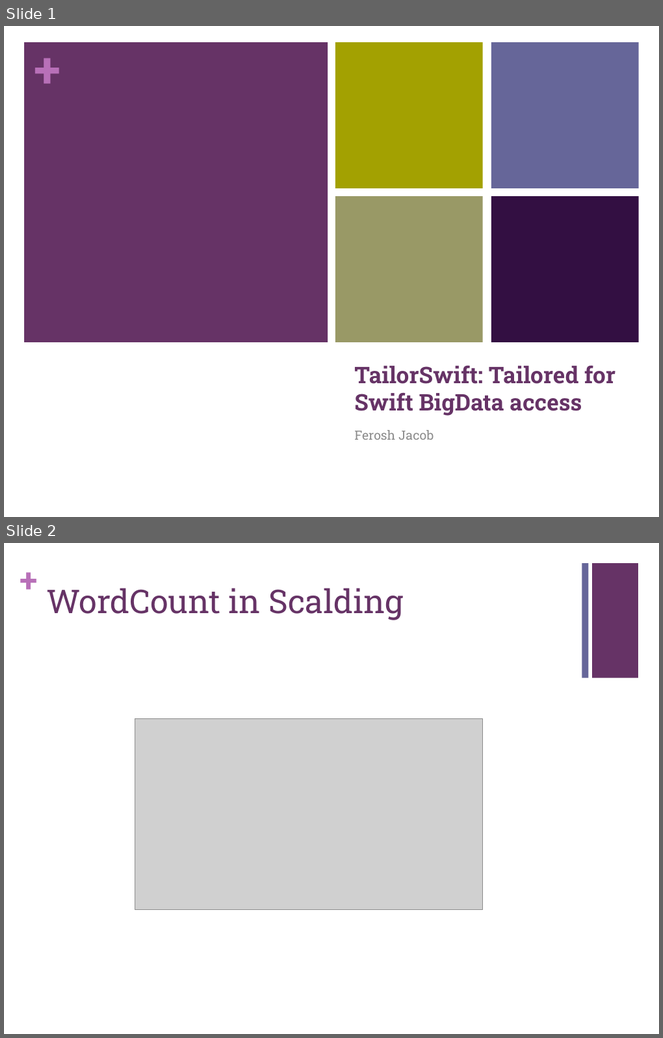
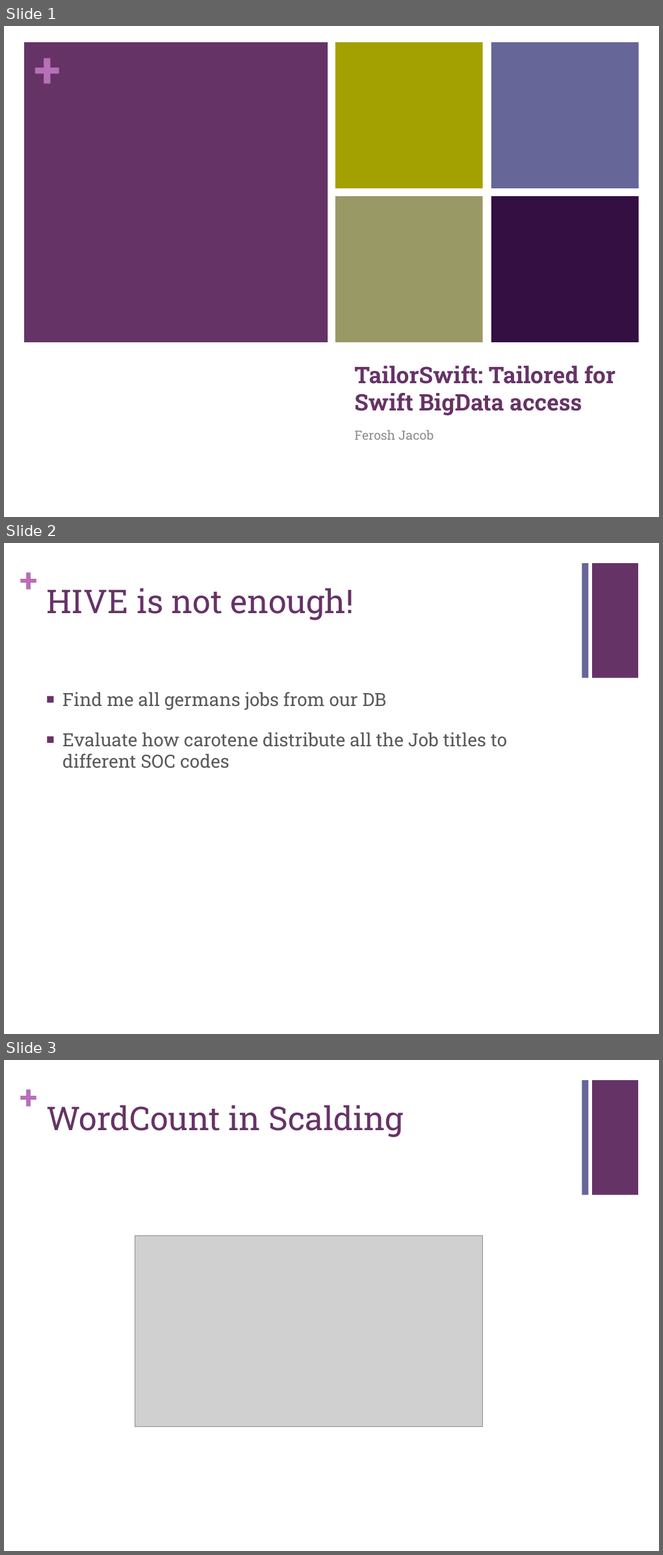
Before and after one commit to feroshjacob/TailorSwift, a slide deck: Presentation1.pptx. Shown one above the other, each under a label of ours: slides 1 and 2 before the commit, slides 1, 2 and 3 after it. The pictures are 663x1038 and 663x1555 pixels, drawn with LibreOffice and Linux fonts; fonts in the diff are those of the drawing; grey boxes stand for pictures. Boxes give left, top, right and bottom in pixels: in the first picture for what was removed or moved away, otherwise in the second. Text is boxed around its words. In the diff, an @@ line names an element or a change of style, - is before the commit and + after.

Commit message:
Hackthon dec 2014 presentation

```diff
--- a/Presentation1.pptx
+++ b/Presentation1.pptx
@@ slide 2 added at [4,543,659,1034], background #FFFFFF; not listed: 3 template elements that a slide beside it also shows @@
@@ title added at [46,588,354,620], 36 pt, text #663366 @@
+HIVE is not enough!
@@ text added at [62,692,507,769], 20 pt, text #595959 @@
+■ Find me all germans jobs from our DB
+■ Evaluate how carotene distribute all the Job titles to different SOC codes
@@ what was slide 2 is now slide 3 @@
```
